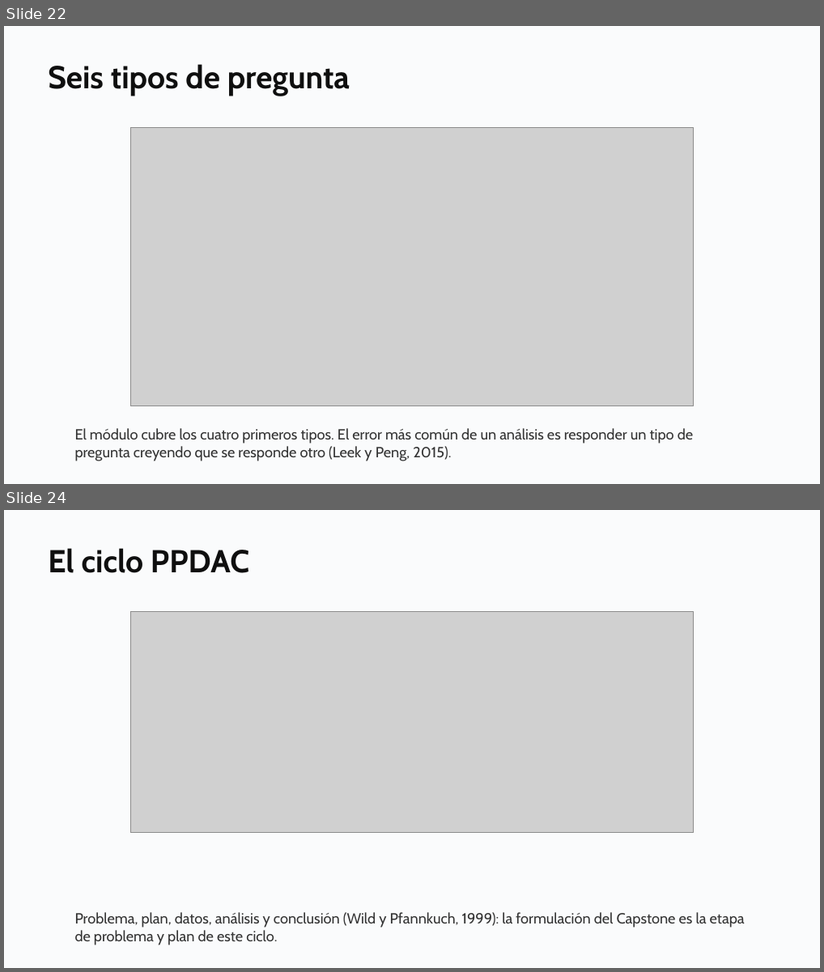
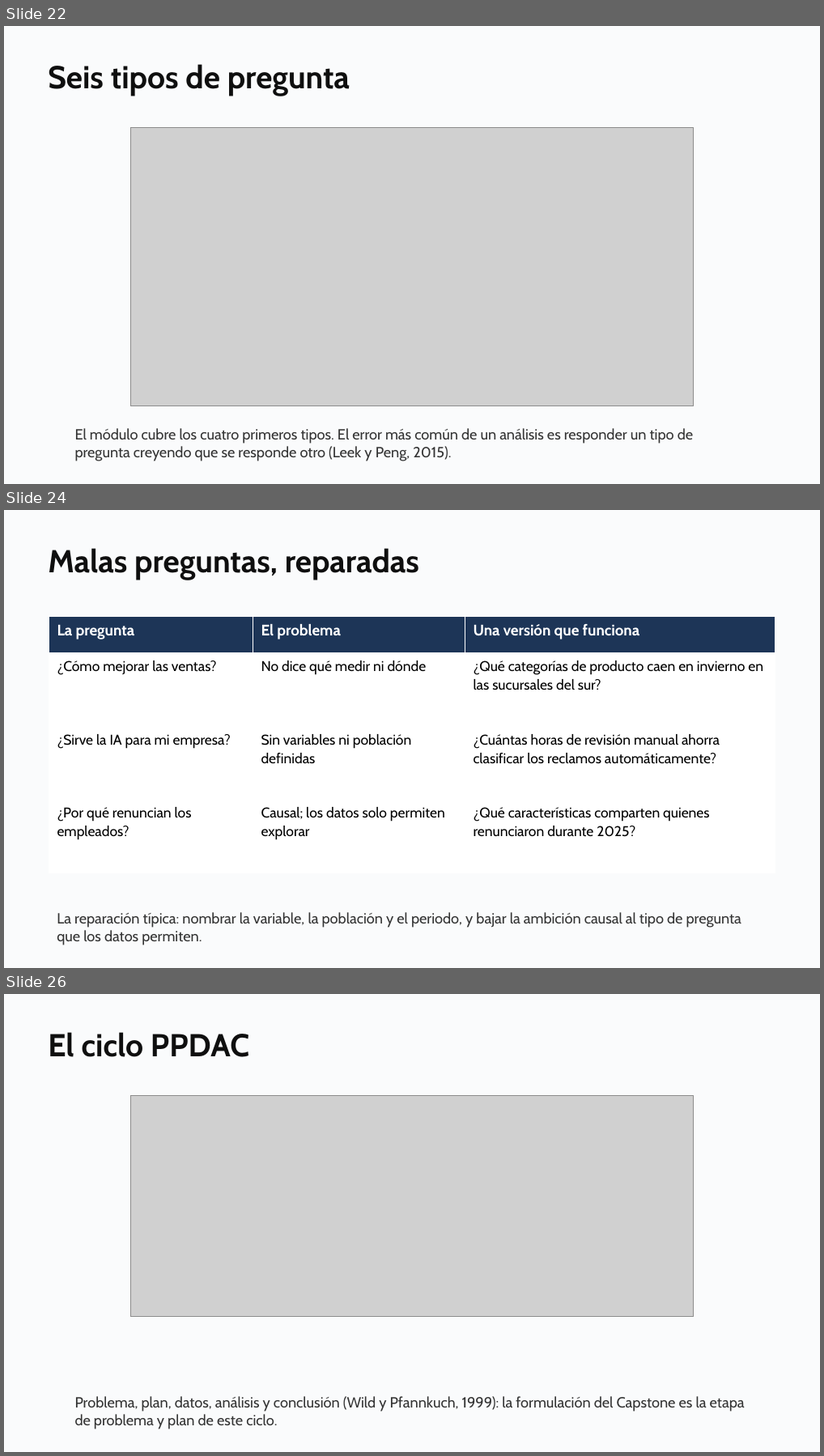
Before and after one commit to daniopitz/diplomado-cdd, a slide deck: presentaciones/clase02_eda_descriptiva.pptx. Shown one above the other, each under a label of ours: slides 22 and 24 before the commit, slides 22, 24 and 26 after it; the slides between them are not shown. The pictures are 824x972 and 824x1456 pixels, drawn with LibreOffice and Linux fonts; fonts in the diff are those of the drawing; grey boxes stand for pictures. Boxes give left, top, right and bottom in pixels: in the first picture for what was removed or moved away, otherwise in the second. Text is boxed around its words. In the diff, an @@ line names an element or a change of style, - is before the commit and + after.

```diff
--- a/presentaciones/clase02_eda_descriptiva.pptx
+++ b/presentaciones/clase02_eda_descriptiva.pptx
@@ slide 24 added at (4, 510, 820, 968), background #FFFFFF @@
@@ rectangle added at (4, 510, 820, 968), fill #FAFBFC @@
@@ text added at (48, 548, 420, 580), 28 pt, text #0F0F0F, bold @@
+Malas preguntas, reparadas
@@ table added at (49, 616, 776, 874), 4 rows, 3 columns @@
+La pregunta | El problema | Una versión que funciona
+¿Cómo mejorar las ventas? | No dice qué medir ni dónde | ¿Qué categorías de producto caen en invierno en las sucursales del sur?
+¿Sirve la IA para mi empresa? | Sin variables ni población definidas | ¿Cuántas horas de revisión manual ahorra clasificar los reclamos automáticamente?
+¿Por qué renuncian los empleados? | Causal; los datos solo permiten explorar | ¿Qué características comparten quienes renunciaron durante 2025?
@@ text added at (57, 913, 742, 946), 13 pt, text #333333 @@
+La reparación típica: nombrar la variable, la población y el periodo, y bajar la ambición causal al tipo de pregunta que los datos permiten.
@@ what was slide 24 is now slide 26 @@
```
Also in this commit, not shown: 6 slides changed, 1 other slide added, 1 other file.
